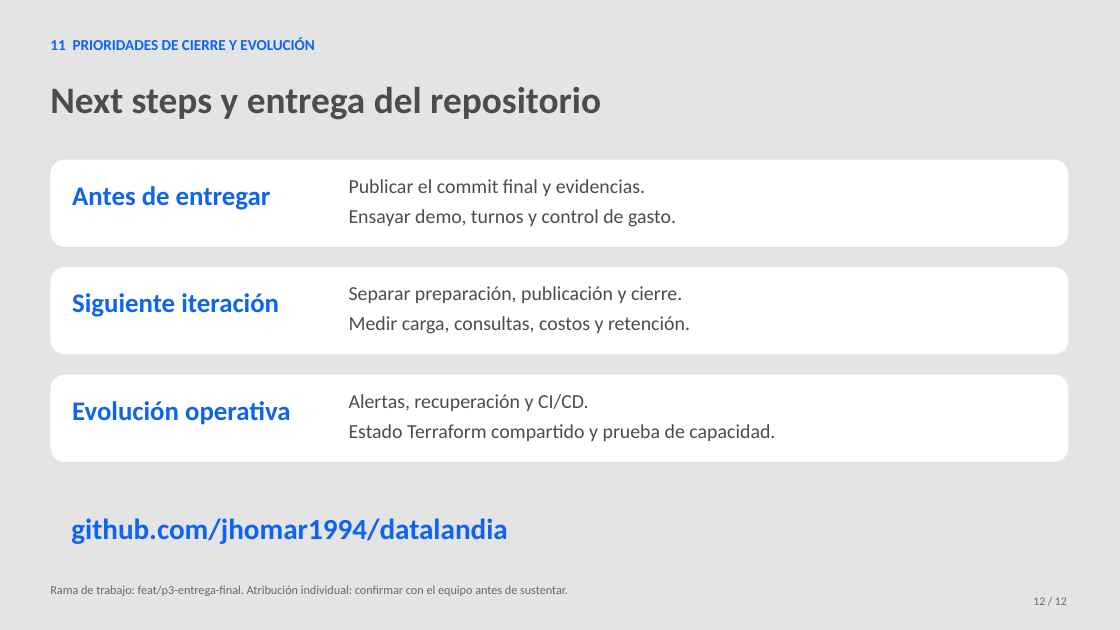
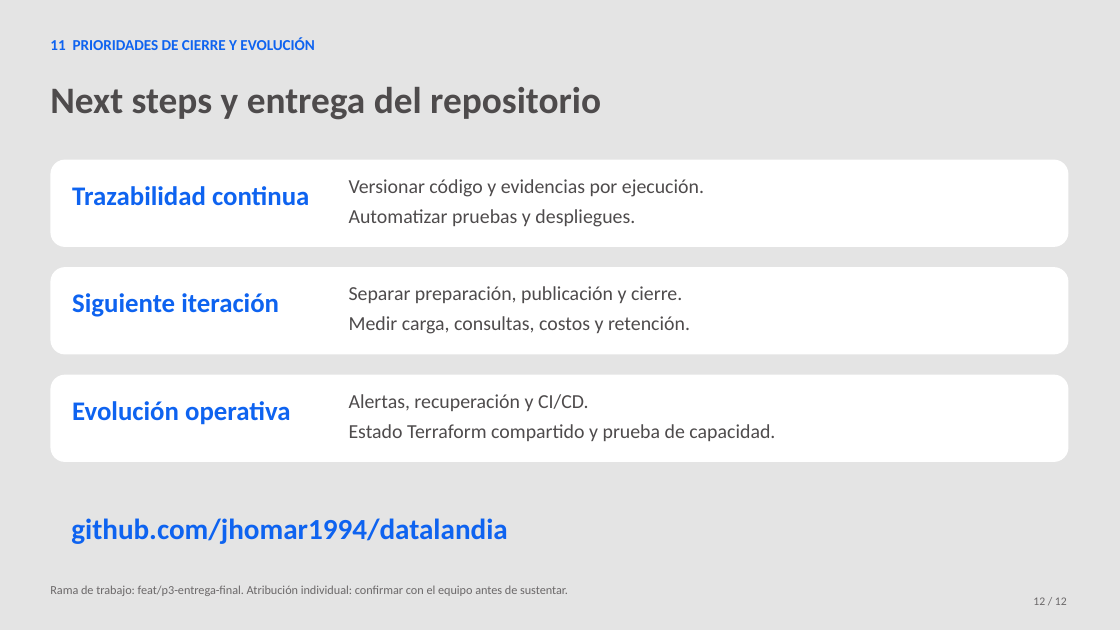
Before and after one commit to jhomar1994/datalandia, a slide deck: slide 12 of presentation/output/Lumina_P3_15min.pptx. Drawn at 1120x630 pixels with LibreOffice and Linux fonts; fonts in the diff are those of the drawing. Boxes give left, top, right and bottom in pixels: in the first picture for what was removed or moved away, otherwise in the second. Text is boxed around its words. In the diff, an @@ line names an element or a change of style, - is before the commit and + after.

Commit message:
Valida un millón de viajes en Dataflow y actualiza entrega P3

```diff
--- a/presentation/output/Lumina_P3_15min.pptx
+++ b/presentation/output/Lumina_P3_15min.pptx
@@ text at (349, 179, 704, 227): text changed @@
-Publicar el commit final y evidencias.
-Ensayar demo, turnos y control de gasto.
+Versionar código y evidencias por ejecución.
+Automatizar pruebas y despliegues.
@@ text at (72, 186, 309, 206): text changed @@
-Antes de entregar
+Trazabilidad continua
```
Also in this commit, not shown: 7 other slides changed, 23 other files.
